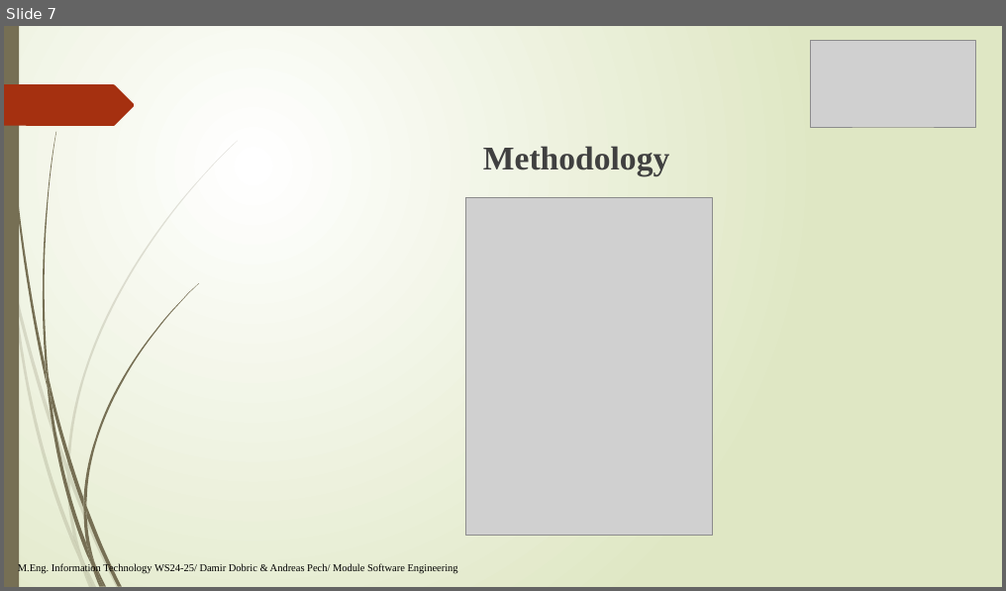
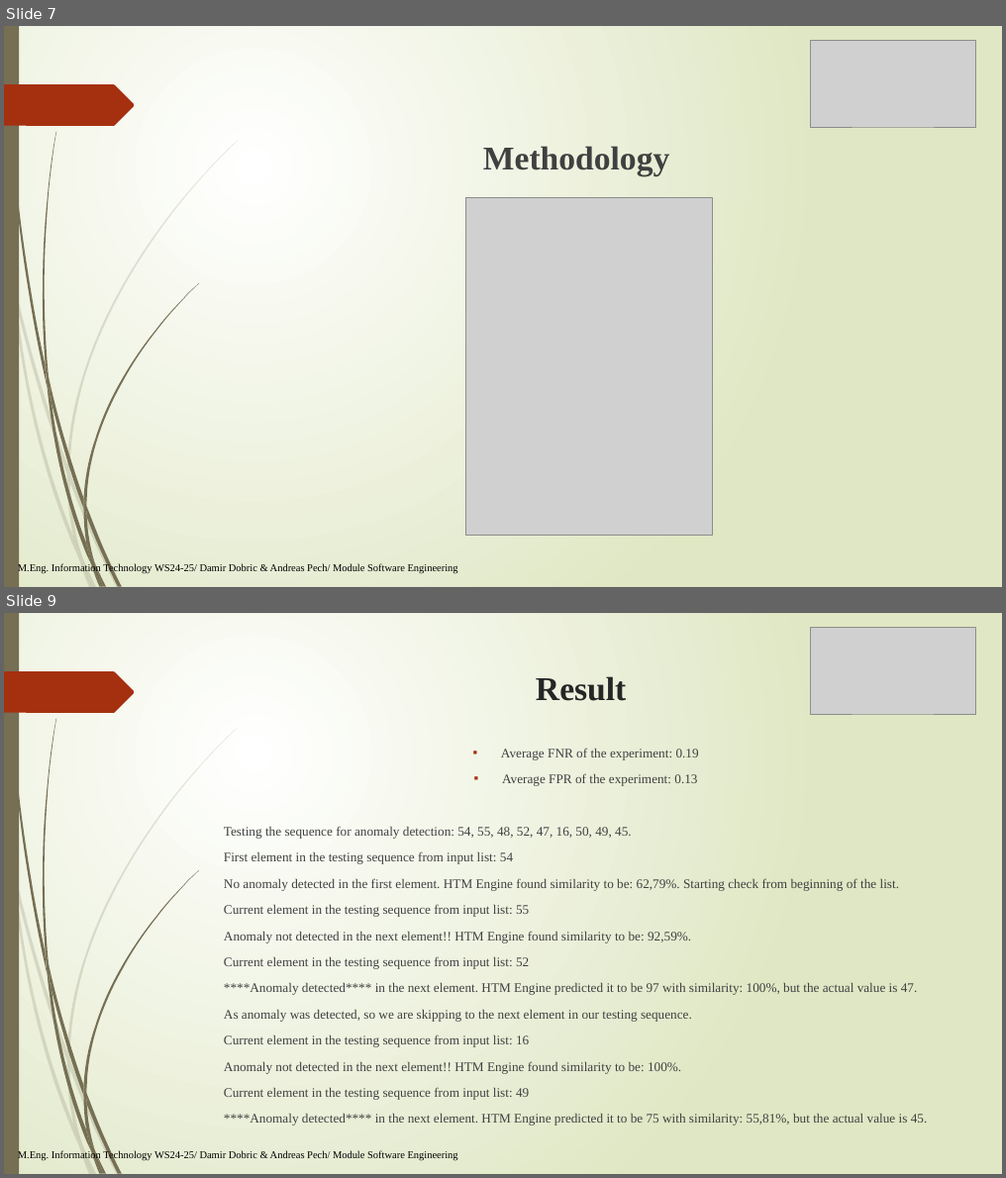
Before and after one commit to sohelranalive/neocortexapi-CodeHive, a slide deck: source/MySEProject/Documentation/PresentationFile_CodeHive.pptx. Shown one above the other, each under a label of ours: slide 7 before the commit, slides 7 and 9 after it; the slides between them are not shown. The pictures are 1006x591 and 1006x1178 pixels, drawn with LibreOffice and Linux fonts; fonts in the diff are those of the drawing; grey boxes stand for pictures. Boxes give left, top, right and bottom in pixels: in the first picture for what was removed or moved away, otherwise in the second. Text is boxed around its words. In the diff, an @@ line names an element or a change of style, - is before the commit and + after.

Commit message:
added result discussion on ppt

```diff
--- a/source/MySEProject/Documentation/PresentationFile_CodeHive.pptx
+++ b/source/MySEProject/Documentation/PresentationFile_CodeHive.pptx
@@ slide 9 added at box(4, 613, 1002, 1174), background gradient #FFFFFF to #DFE8C4; not listed: 24 template elements that a slide beside it also shows @@
@@ picture added at box(811, 627, 976, 714) @@
@@ title added at box(536, 676, 626, 701), 32 pt, text #262626, bold @@
+Result
@@ text added at box(224, 748, 928, 1126), 12.6 pt, text #404040 @@
+▪ Average FNR of the experiment: 0.19
+▪ Average FPR of the experiment: 0.13
+Testing the sequence for anomaly detection: 54, 55, 48, 52, 47, 16, 50, 49, 45.
+First element in the testing sequence from input list: 54
+No anomaly detected in the first element. HTM Engine found similarity to be: 62,79%. Starting check from beginning of the list.
+Current element in the testing sequence from input list: 55
+Anomaly not detected in the next element!! HTM Engine found similarity to be: 92,59%.
+Current element in the testing sequence from input list: 52
+****Anomaly detected**** in the next element. HTM Engine predicted it to be 97 with similarity: 100%, but the actual value is 47.
+As anomaly was detected, so we are skipping to the next element in our testing sequence.
+Current element in the testing sequence from input list: 16
+Anomaly not detected in the next element!! HTM Engine found similarity to be: 100%.
+Current element in the testing sequence from input list: 49
+****Anomaly detected**** in the next element. HTM Engine predicted it to be 75 with similarity: 55,81%, but the actual value is 45.
@@ text added at box(18, 1152, 458, 1162), 10 pt, text #000000 @@
+M.Eng. Information Technology WS24-25/ Damir Dobric & Andreas Pech/ Module Software Engineering
```
Also in this commit, not shown: 3 slides changed, 6 other slides added.
